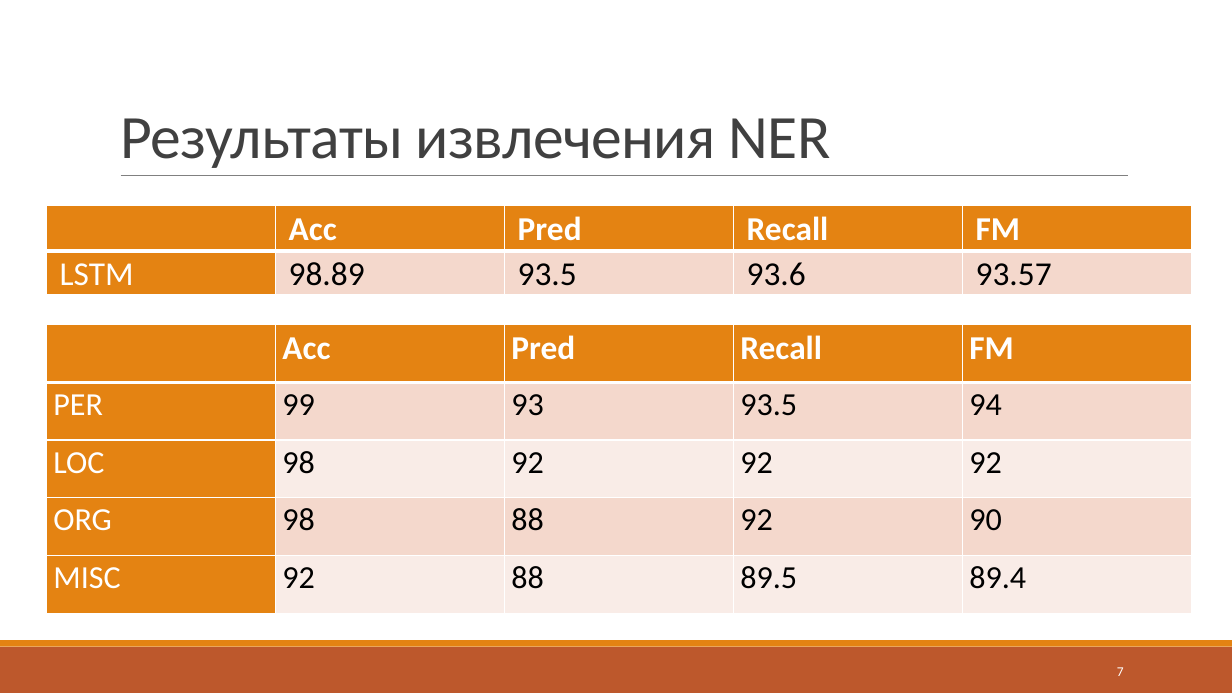
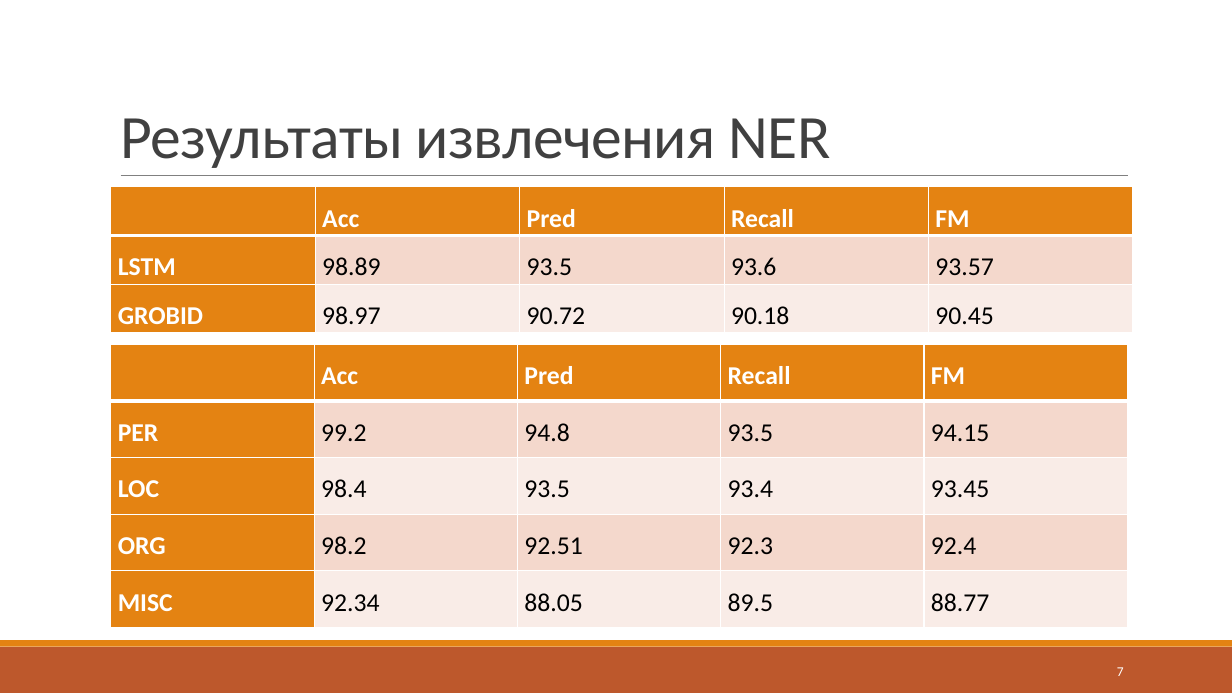
Before and after one commit to J-CITY/METADATA-EXTRACTOR, a slide deck: slide 7 of report.pptx. Drawn at 1232x693 pixels with LibreOffice and Linux fonts; fonts in the diff are those of the drawing. Boxes give left, top, right and bottom in pixels: in the first picture for what was removed or moved away, otherwise in the second. Text is boxed around its words. In the diff, an @@ line names an element or a change of style, - is before the commit and + after.

```diff
--- a/report.pptx
+++ b/report.pptx
@@ table at bbox=[111, 187, 1132, 333] @@
+row 3: GROBID | 98.97 | 90.72 | 90.18 | 90.45
@@ table: place and size @@
-table at bbox=[46, 205, 1192, 295]
+table at bbox=[111, 187, 1132, 333]
@@ table at bbox=[111, 345, 1128, 628] @@
-row 2: PER | 99 | 93 | 93.5 | 94
+row 2: PER | 99.2 | 94.8 | 93.5 | 94.15
-row 3: LOC | 98 | 92 | 92 | 92
+row 3: LOC | 98.4 | 93.5 | 93.4 | 93.45
-row 4: ORG | 98 | 88 | 92 | 90
+row 4: ORG | 98.2 | 92.51 | 92.3 | 92.4
-row 5: MISC | 92 | 88 | 89.5 | 89.4
+row 5: MISC | 92.34 | 88.05 | 89.5 | 88.77
@@ size 26 to 20 pt in "Acc", "Pred", "Recall", "FM" @@
@@ size 25 to 20 pt in "PER", "93.5", "LOC", "ORG" and 2 more places @@
@@ bold on in "PER", "LOC", "ORG", "MISC" @@
@@ line spacing 1.07 to 1.5 @@
@@ table: place and size @@
-table at bbox=[46, 324, 1192, 614]
+table at bbox=[111, 345, 1128, 628]
```
Also in this commit, not shown: 4 other slides changed, 1 other file.
